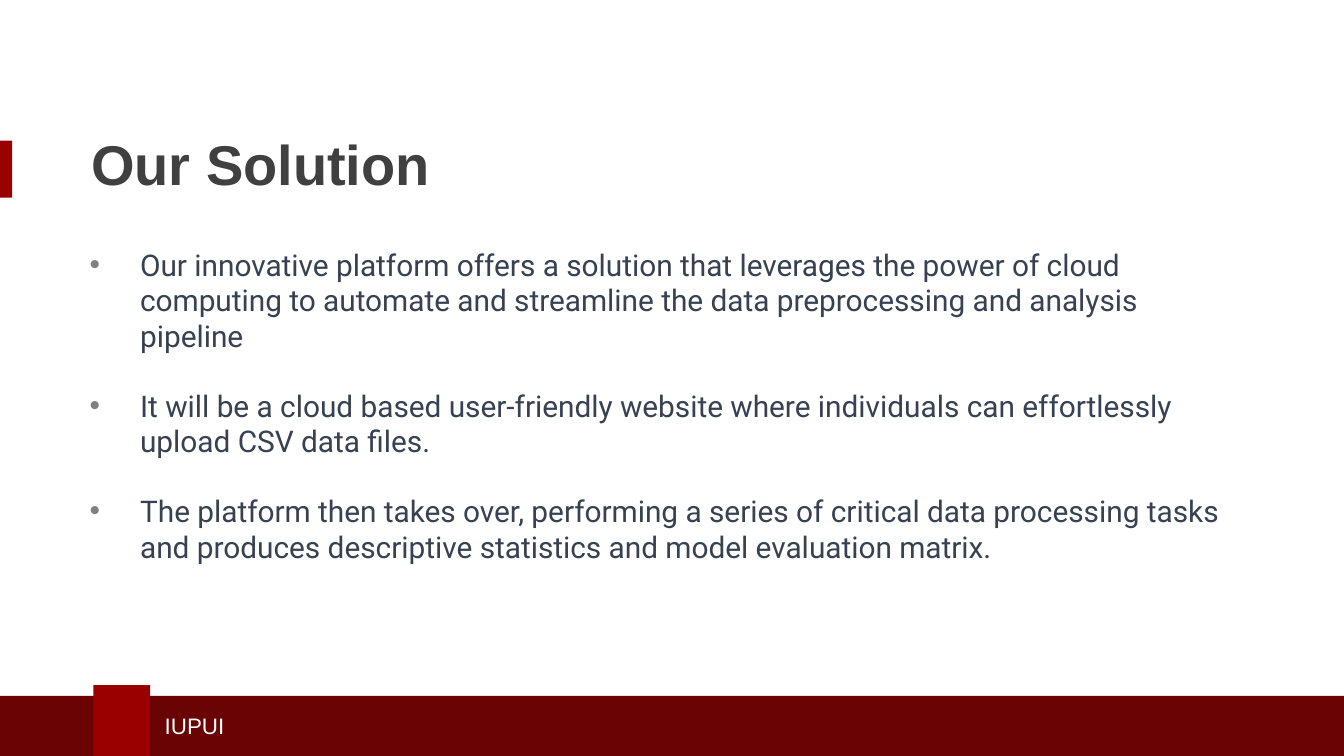
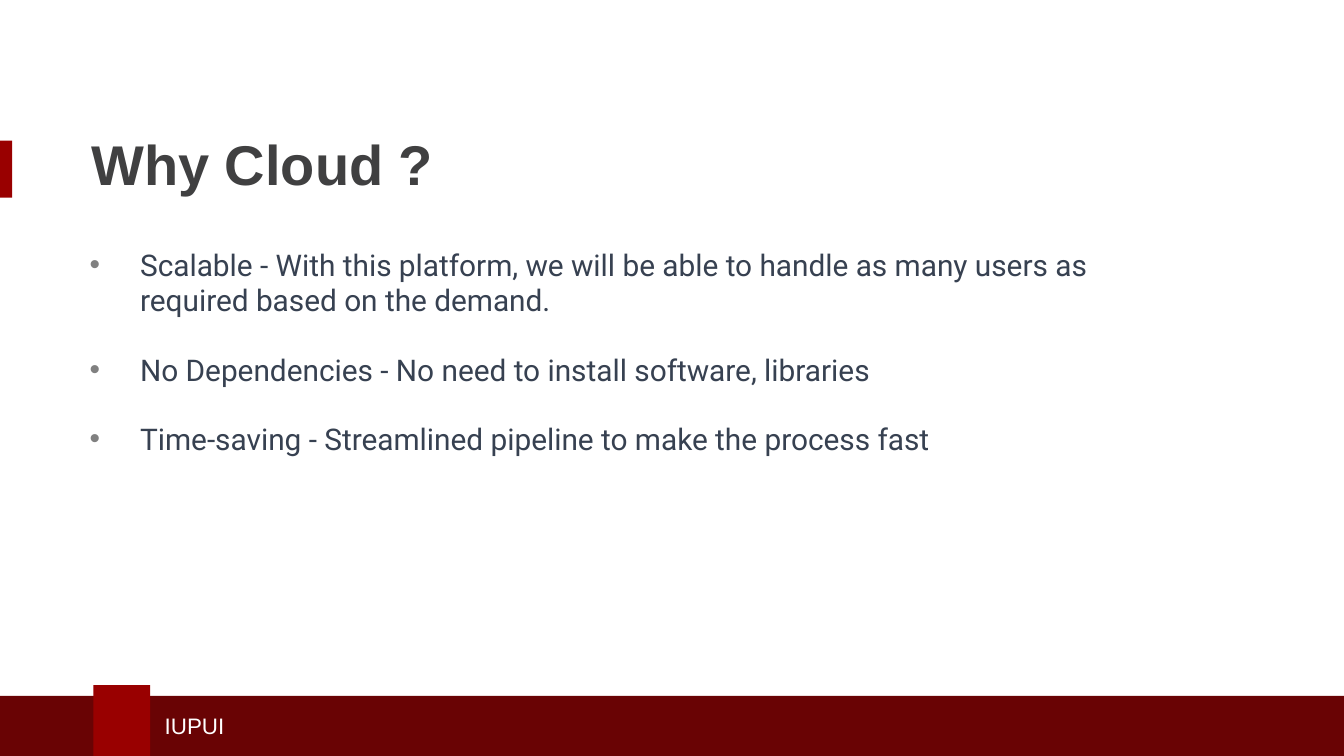
Before and after one commit to HymavathiG2712/Cloud-Based-Generalized-Data-Analysis-Platform, a slide deck: slide 3 of docs/cc_project_premilinary.pptx. Drawn at 1344x756 pixels with LibreOffice and Linux fonts; fonts in the diff are those of the drawing; background and template pictures are left out. Boxes give left, top, right and bottom in pixels: in the first picture for what was removed or moved away, otherwise in the second. Text is boxed around its words. In the diff, an @@ line names an element or a change of style, - is before the commit and + after.

```diff
--- a/docs/cc_project_premilinary.pptx
+++ b/docs/cc_project_premilinary.pptx
@@ title at <box>91,144,383,195</box>: text changed @@
-Our Solution
+Why Cloud ?
@@ text at <box>140,253,1087,456</box>: text changed @@
-• Our innovative platform offers a solution that leverages the power of cloud computing to automate and streamline the data preprocessing and analysis pipeline
-• It will be a cloud based user-friendly website where individuals can effortlessly upload CSV data files.
-• The platform then takes over, performing a series of critical data processing tasks and produces descriptive statistics and model evaluation matrix.
+• Scalable - With this platform, we will be able to handle as many users as required based on the demand.
+• No Dependencies - No need to install software, libraries
+• Time-saving - Streamlined pipeline to make the process fast
```
Also in this commit, not shown: 5 slides added, 2 slides removed.
